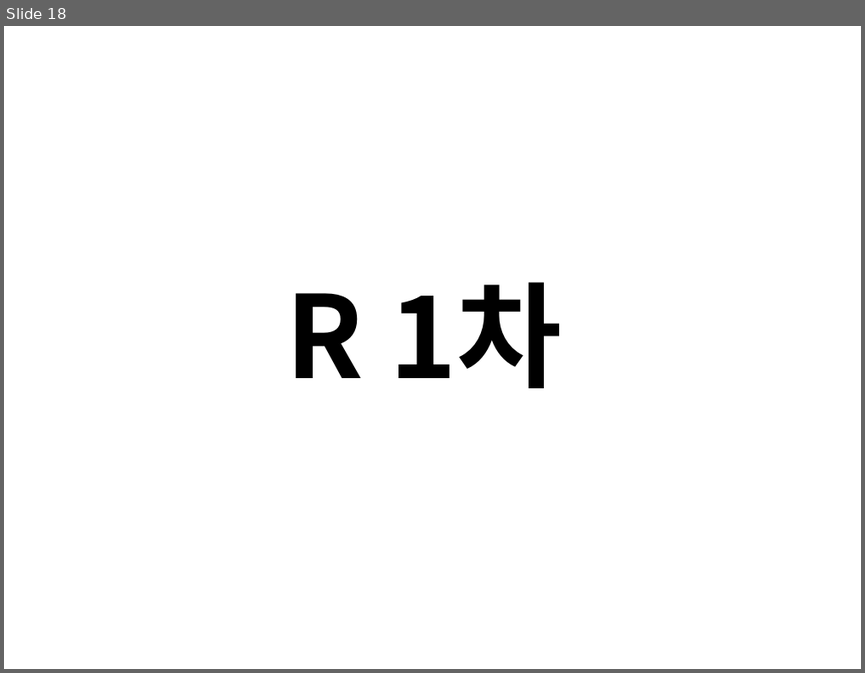
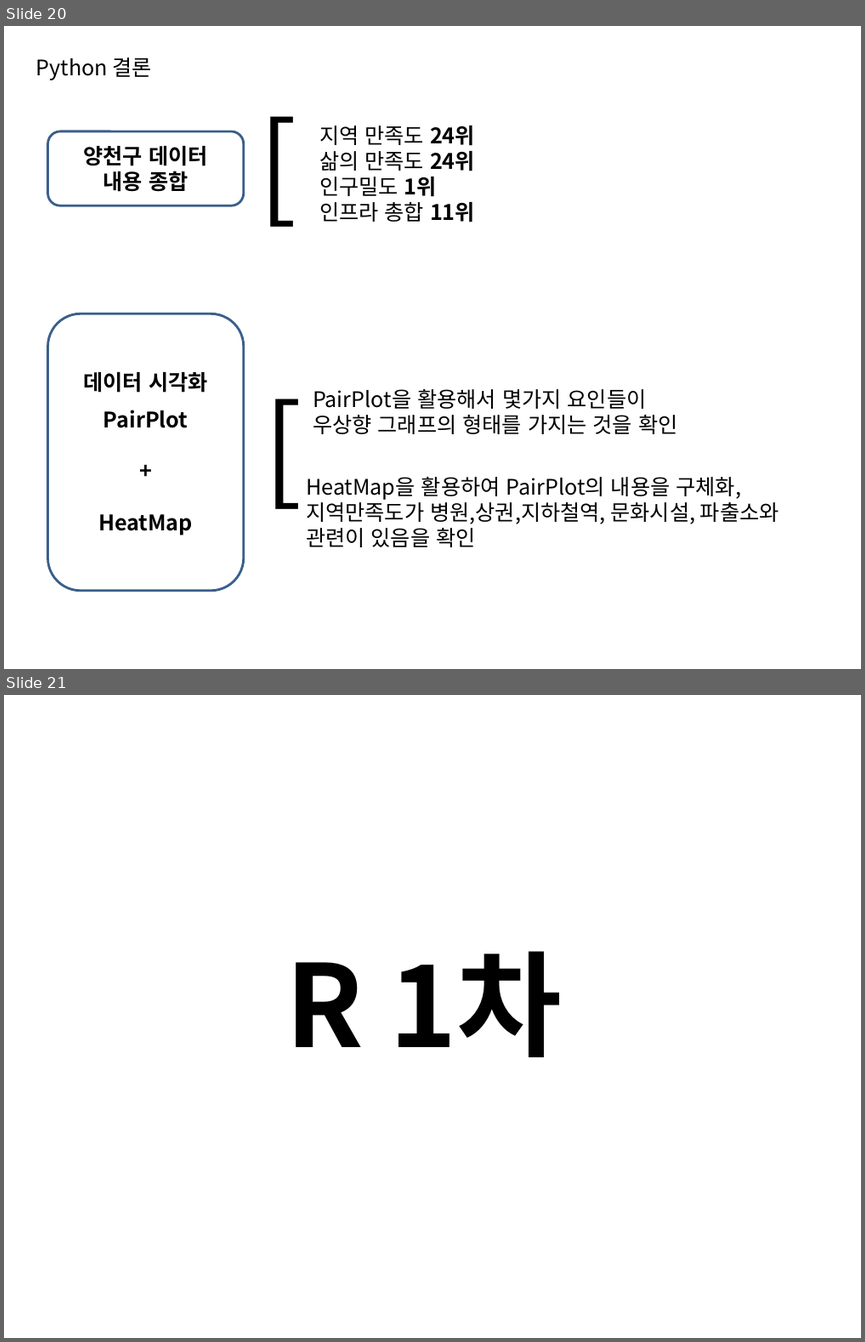
Before and after one commit to Dev1120/Team1Project, a slide deck: PPT구상/팀프로젝트_구상용.pptx. Shown one above the other, each under a label of ours: slide 18 before the commit, slides 20 and 21 after it. The pictures are 865x673 and 865x1342 pixels, drawn with LibreOffice and Linux fonts; fonts in the diff are those of the drawing. Boxes give left, top, right and bottom in pixels: in the first picture for what was removed or moved away, otherwise in the second. Text is boxed around its words. In the diff, an @@ line names an element or a change of style, - is before the commit and + after.

```diff
--- a/PPT구상/팀프로젝트_구상용.pptx
+++ b/PPT구상/팀프로젝트_구상용.pptx
@@ slide 20 added at bbox=[4, 26, 861, 669], background #FFFFFF @@
@@ text added at bbox=[36, 57, 152, 80], 18 pt, text #000000 @@
+Python 결론
@@ text added at bbox=[250, 89, 302, 236], 96 pt, text #000000 @@
+[
@@ text added at bbox=[319, 125, 475, 222], 18 pt, text #000000 @@
+지역 만족도 24위
+삶의 만족도 24위
+인구밀도 1위
+인프라 총합 11위
@@ rounded rectangle added at bbox=[47, 131, 243, 206], outline #3A5F8C 2 pt, 18 pt, text #000000, bold @@
+양천구 데이터
+내용 종합
@@ rounded rectangle added at bbox=[47, 314, 243, 590], outline #3A5F8C 2 pt, 18 pt, text #000000, bold @@
+데이터 시각화
+PairPlot
++
+HeatMap
@@ text added at bbox=[255, 371, 307, 519], 96 pt, text #000000 @@
+[
@@ text added at bbox=[313, 389, 677, 434], 18 pt, text #000000 @@
+PairPlot을 활용해서 몇가지 요인들이
+우상향 그래프의 형태를 가지는 것을 확인
@@ text added at bbox=[306, 476, 779, 547], 18 pt, text #000000 @@
+HeatMap을 활용하여 PairPlot의 내용을 구체화,
+지역만족도가 병원,상권,지하철역, 문화시설, 파출소와
+관련이 있음을 확인
@@ what was slide 18 is now slide 21 @@
```
Also in this commit, not shown: 7 slides changed, 7 other slides added, 7 slides removed.
